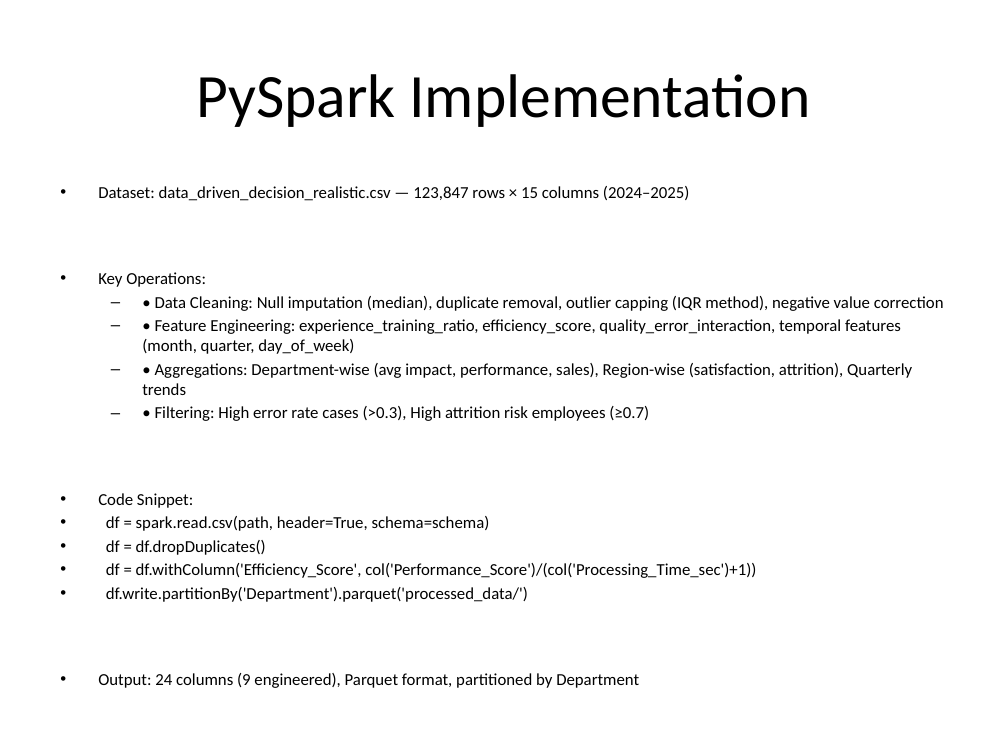
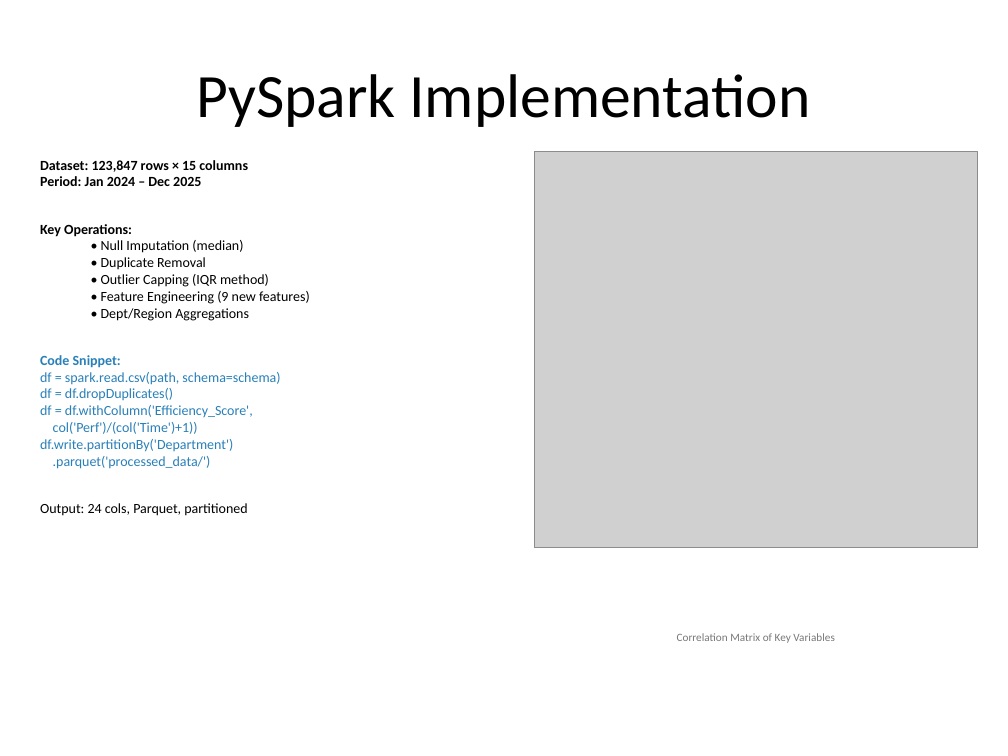
Before and after one commit to Shivshankar8261/data-driven-decision-bigdata, a slide deck: slide 3 of BDCCT_PPT.pptx. Drawn at 1008x756 pixels with LibreOffice and Linux fonts; fonts in the diff are those of the drawing; grey boxes stand for pictures. Boxes give left, top, right and bottom in pixels: in the first picture for what was removed or moved away, otherwise in the second. Text is boxed around its words. In the diff, an @@ line names an element or a change of style, - is before the commit and + after.

```diff
--- a/BDCCT_PPT.pptx
+++ b/BDCCT_PPT.pptx
@@ text "Dataset: 123,847 rows × 15 ..." moved from (x1=98, y1=186, x2=944, y2=688) to (x1=40, y1=160, x2=310, y2=516) @@
@@ text at (x1=40, y1=160, x2=248, y2=186): text changed; size 12 to 10 pt; bold on @@
-• Dataset: data_driven_decision_realistic.csv — 123,847 rows × 15 columns (2024–2025)
+Dataset: 123,847 rows × 15 columns
+Period: Jan 2024 – Dec 2025
@@ picture added at (x1=534, y1=151, x2=978, y2=547) @@
@@ text at (x1=40, y1=224, x2=173, y2=401): size 12 to 10 pt in "Key Operations:", "Code Snippet:", "df = df.dropDuplicates()"; bold on in "Key Operations:", "Code Snippet:"; text colour #000000 to #2980B9 in "Code Snippet:", "df = df.dropDuplicates()"; bullet • to none; less space between paragraphs @@
@@ text at (x1=101, y1=240, x2=310, y2=321): text changed; size 12 to 10 pt @@
-  – • Data Cleaning: Null imputation (median), duplicate removal, outlier capping (IQR method), negative value correction
-  – • Feature Engineering: experience_training_ratio, efficiency_score, quality_error_interaction, temporal features (month, quarter, day_of_week)
-  – • Aggregations: Department-wise (avg impact, performance, sales), Region-wise (satisfaction, attrition), Quarterly trends
-  – • Filtering: High error rate cases (>0.3), High attrition risk employees (≥0.7)
+  • Null Imputation (median)
+  • Duplicate Removal
+  • Outlier Capping (IQR method)
+  • Feature Engineering (9 new features)
+  • Dept/Region Aggregations
@@ text at (x1=40, y1=372, x2=280, y2=385): text changed; size 12 to 10 pt; text colour #000000 to #2980B9 @@
-• df = spark.read.csv(path, header=True, schema=schema)
+df = spark.read.csv(path, schema=schema)
@@ text at (x1=40, y1=405, x2=253, y2=516): text changed; size 12 to 10 pt; text colour #000000 to #2980B9 @@
-• df = df.withColumn('Efficiency_Score', col('Performance_Score')/(col('Processing_Time_sec')+1))
-• df.write.partitionBy('Department').parquet('processed_data/')
-• Output: 24 columns (9 engineered), Parquet format, partitioned by Department
+df = df.withColumn('Efficiency_Score',
+col('Perf')/(col('Time')+1))
+df.write.partitionBy('Department')
+.parquet('processed_data/')
+Output: 24 cols, Parquet, partitioned
@@ text added at (x1=677, y1=633, x2=834, y2=643), 8 pt, text #787878 @@
+Correlation Matrix of Key Variables
```
Also in this commit, not shown: 5 other slides changed, 5 other files.
